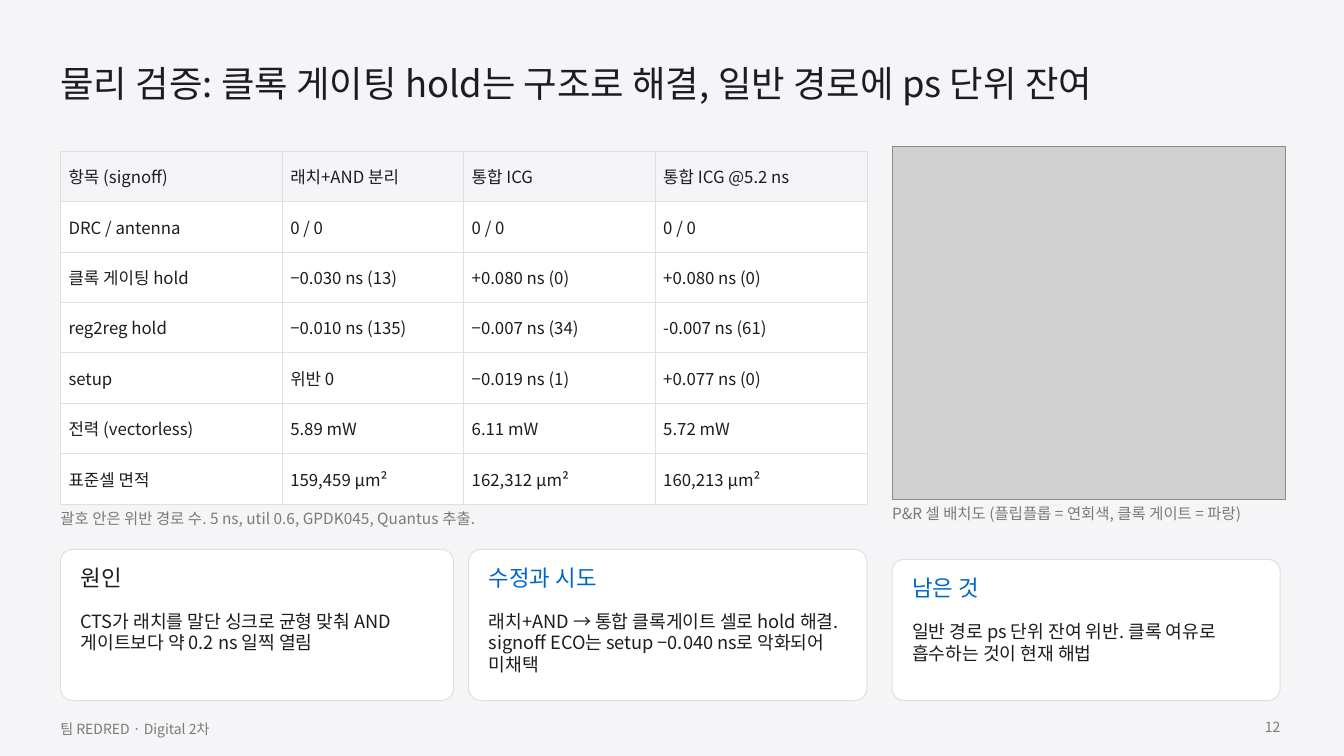
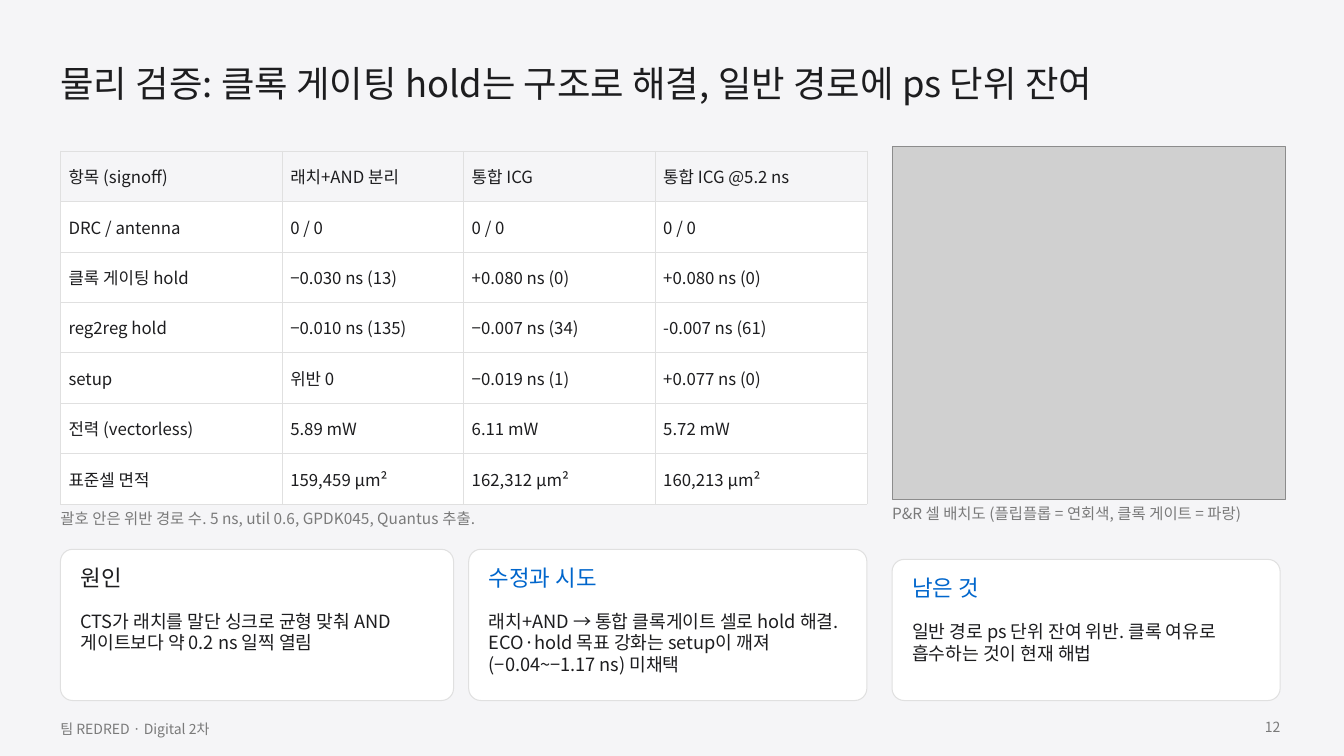
Before and after one commit to GangHeeJo/AI-SEMI, a slide deck: slide 12 of submission/REDRED_2차_발표자료.pptx. Drawn at 1344x756 pixels with LibreOffice and Linux fonts; fonts in the diff are those of the drawing; grey boxes stand for pictures. Boxes give left, top, right and bottom in pixels: in the first picture for what was removed or moved away, otherwise in the second. Text is boxed around its words. In the diff, an @@ line names an element or a change of style, - is before the commit and + after.

```diff
--- a/submission/REDRED_2차_발표자료.pptx
+++ b/submission/REDRED_2차_발표자료.pptx
@@ text at box(489, 612, 838, 675): text changed @@
-래치+AND → 통합 클록게이트 셀로 hold 해결. signoff ECO는 setup −0.040 ns로 악화되어 미채택
+래치+AND → 통합 클록게이트 셀로 hold 해결. ECO·hold 목표 강화는 setup이 깨져(−0.04~−1.17 ns) 미채택
```
Also in this commit, not shown: 4 other slides changed, 29 other files.
